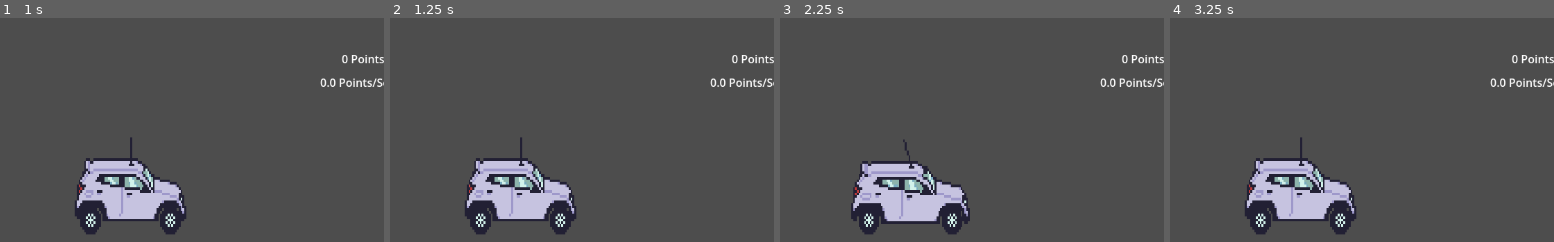
Above: before the commit, frames 1-4 (left to right).
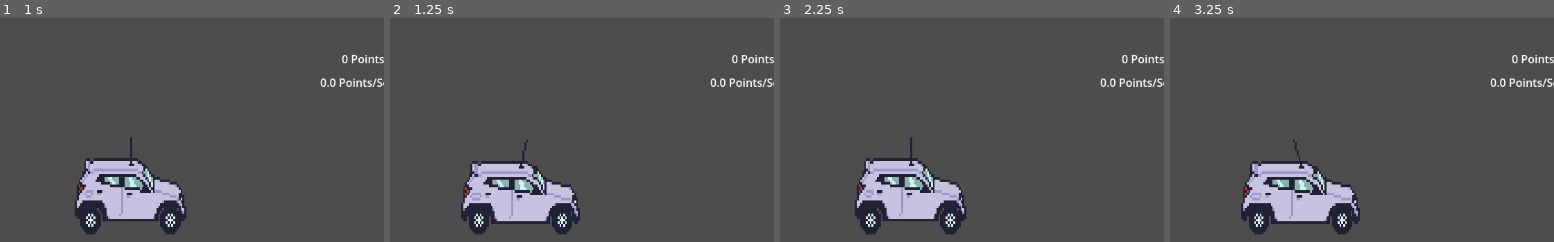
Above: after the commit, the same moments.

Repository: hhsoares/fofaoclicks
Game: Godot game, scene res://scenes/menu.tscn
The game is run twice, just before and just after one commit, with the same random seed, the same clock (stepped at 60 frames per second) and the same inputs. The engine's default icon, where the game draws it, is replaced by a stand-in: a white triangle on a blue panel in a dark square.
Inputs (mouse positions are % of the whole screen's width and height, from its top left):
- Up to frame 1 (1 s): click (28, 10) at 0.5 s
- Up to frame 2 (1.25 s): no input
- Up to frame 3 (2.25 s): click (13, 16) at 1.25 s; click (13, 16) at 2 s
- Up to frame 4 (3.25 s): click (13, 16) at 2.75 s
The pictures show only the part of the screen within x 45-95%, y 1-51%; the shares and areas given below are measured in that part.

Frame 1 is identical in both runs. In frame 2, 3.7% of the frame differs, in the area x 18-50%, y 53-97%; in frame 3, 3.7%; in frame 4, 3.7%.

Commit message:
added character placeholder

Diff:
--- a/scenes/main.tscn
+++ b/scenes/main.tscn
@@ -44,6 +44,45 @@
 [sub_resource type="RectangleShape2D" id="RectangleShape2D_o5qli"]
 size = Vector2(341, 180)
 
+[sub_resource type="AtlasTexture" id="AtlasTexture_tefeu"]
+atlas = ExtResource("1_o5qli")
+region = Rect2(0, 0, 64, 39)
+
+[sub_resource type="AtlasTexture" id="AtlasTexture_o6xl0"]
+atlas = ExtResource("1_o5qli")
+region = Rect2(64, 0, 64, 39)
+
+[sub_resource type="AtlasTexture" id="AtlasTexture_tipki"]
+atlas = ExtResource("1_o5qli")
+region = Rect2(128, 0, 64, 39)
+
+[sub_resource type="AtlasTexture" id="AtlasTexture_85g3d"]
+atlas = ExtResource("1_o5qli")
+region = Rect2(192, 0, 64, 39)
+
+[sub_resource type="SpriteFrames" id="SpriteFrames_choun"]
+animations = [{
+"frames": [{
+"duration": 1.0,
+"texture": SubResource("AtlasTexture_tefeu")
+}, {
+"duration": 1.0,
+"texture": SubResource("AtlasTexture_o6xl0")
+}, {
+"duration": 1.0,
+"texture": SubResource("AtlasTexture_tipki")
+}, {
+"duration": 1.0,
+"texture": SubResource("AtlasTexture_85g3d")
+}],
+"loop": true,
+"name": &"default",
+"speed": 5.0
+}]
+
+[sub_resource type="RectangleShape2D" id="RectangleShape2D_jyhfs"]
+size = Vector2(95, 79)
+
 [node name="Main" type="Node2D"]
 script = ExtResource("1_0wfyh")
 
@@ -56,7 +95,7 @@
 position = Vector2(688.5, 247.25)
 scale = Vector2(2.671875, 3.8076923)
 sprite_frames = SubResource("SpriteFrames_tefeu")
-frame_progress = 0.76485854
+frame_progress = 0.57183665
 
 [node name="CollisionShape2D" type="CollisionShape2D" parent="Truck"]
 position = Vector2(693, 266.5)
@@ -88,4 +127,15 @@
 offset_bottom = 113.0
 text = "0 Points / Second"
 
+[node name="kwid" type="AnimatableBody2D" parent="."]
+
+[node name="AnimatedSprite2D" type="AnimatedSprite2D" parent="kwid"]
+position = Vector2(495, 442)
+scale = Vector2(1.546875, 2.397436)
+sprite_frames = SubResource("SpriteFrames_choun")
+
+[node name="CollisionShape2D" type="CollisionShape2D" parent="kwid"]
+position = Vector2(497.5, 447.5)
+shape = SubResource("RectangleShape2D_jyhfs")
+
 [connection signal="pressed" from="Panel/TextureButton" to="." method="_on_texture_button_pressed"]
--- a/scripts/main.gd
+++ b/scripts/main.gd
@@ -2,16 +2,20 @@
 
 @onready var points_label: Label = $PointsLabel
 
-const UPGRADE_COST := 50
+@onready var kwid: AnimatableBody2D = $kwid
+
+const UPGRADE_COST := 10
 
 func _ready() -> void:
 	update_points_label()
+	kwid.visible = false
 
 func _on_texture_button_pressed() -> void:
 	if Global.points >= UPGRADE_COST:
 		Global.points -= UPGRADE_COST
 		Global.points_per_second += 1.0
 		Global.points_per_click += 1.0
+		kwid.visible = true
 		update_points_label()
 
 func update_points_label() -> void:
Not shown: 1 places in scenes/main.tscn that only renumber resources
